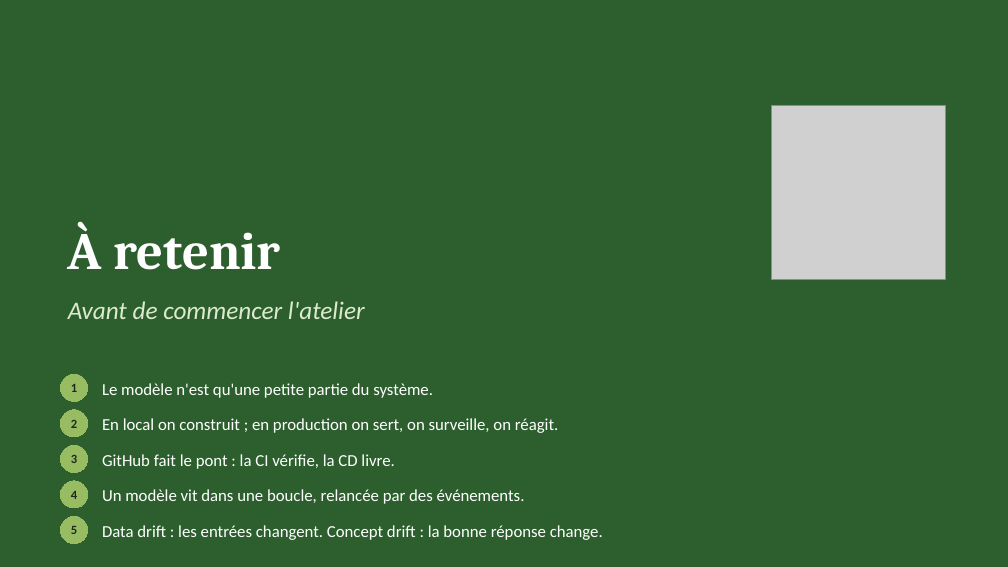
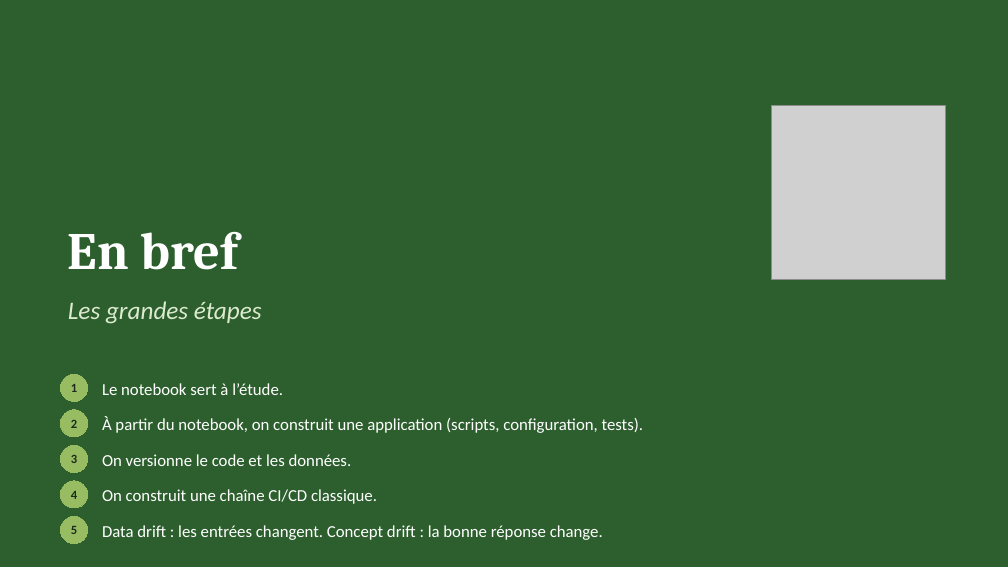
Before and after one commit to webew/crop_recommendation_tp, a slide deck: slide 15 of docs/support/seance1_demarche_mlops.pptx (slide 18 before the commit). Drawn at 1008x567 pixels with LibreOffice and Linux fonts; fonts in the diff are those of the drawing; grey boxes stand for pictures. Boxes give left, top, right and bottom in pixels: in the first picture for what was removed or moved away, otherwise in the second. Text is boxed around its words. In the diff, an @@ line names an element or a change of style, - is before the commit and + after.

```diff
--- a/docs/support/seance1_demarche_mlops.pptx
+++ b/docs/support/seance1_demarche_mlops.pptx
@@ title at [68,231,238,270]: text changed @@
-À retenir
+En bref
@@ text at [68,301,262,324]: text changed @@
-Avant de commencer l'atelier
+Les grandes étapes
@@ text at [102,383,283,395]: text changed @@
-Le modèle n'est qu'une petite partie du système.
+Le notebook sert à l’étude.
@@ text at [102,417,644,433]: text changed @@
-En local on construit ; en production on sert, on surveille, on réagit.
+À partir du notebook, on construit une application (scripts, configuration, tests).
@@ text at [102,454,352,466]: text changed @@
-GitHub fait le pont : la CI vérifie, la CD livre.
+On versionne le code et les données.
@@ text at [102,489,377,504]: text changed @@
-Un modèle vit dans une boucle, relancée par des événements.
+On construit une chaîne CI/CD classique.
```
Also in this commit, not shown: 14 other slides changed, 3 slides removed, 1 other file.
